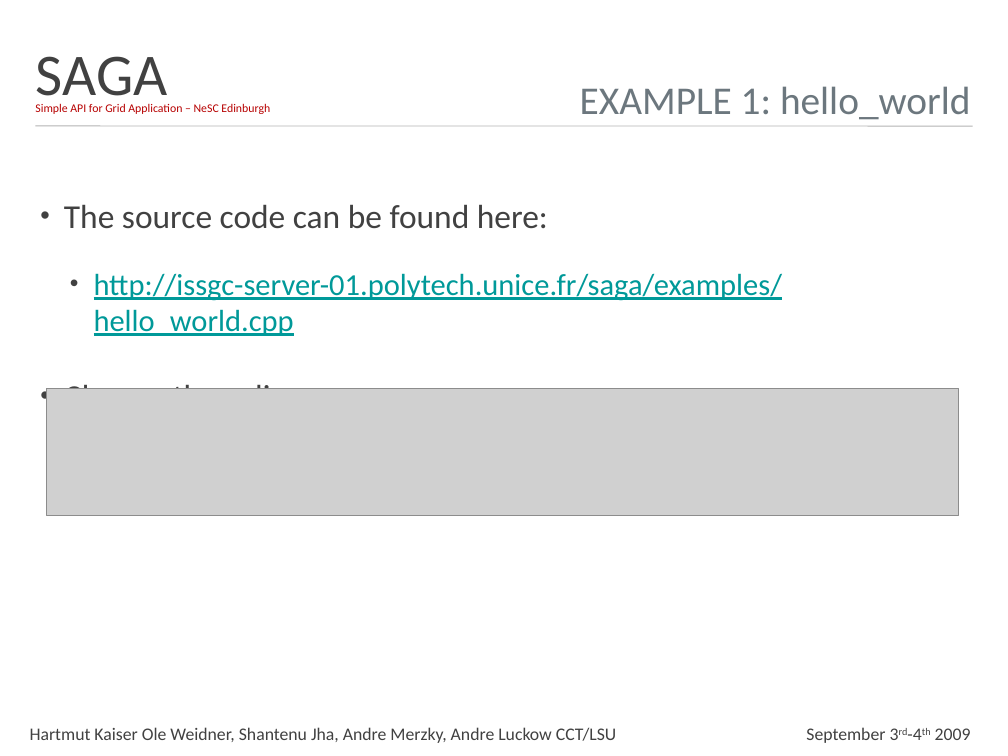
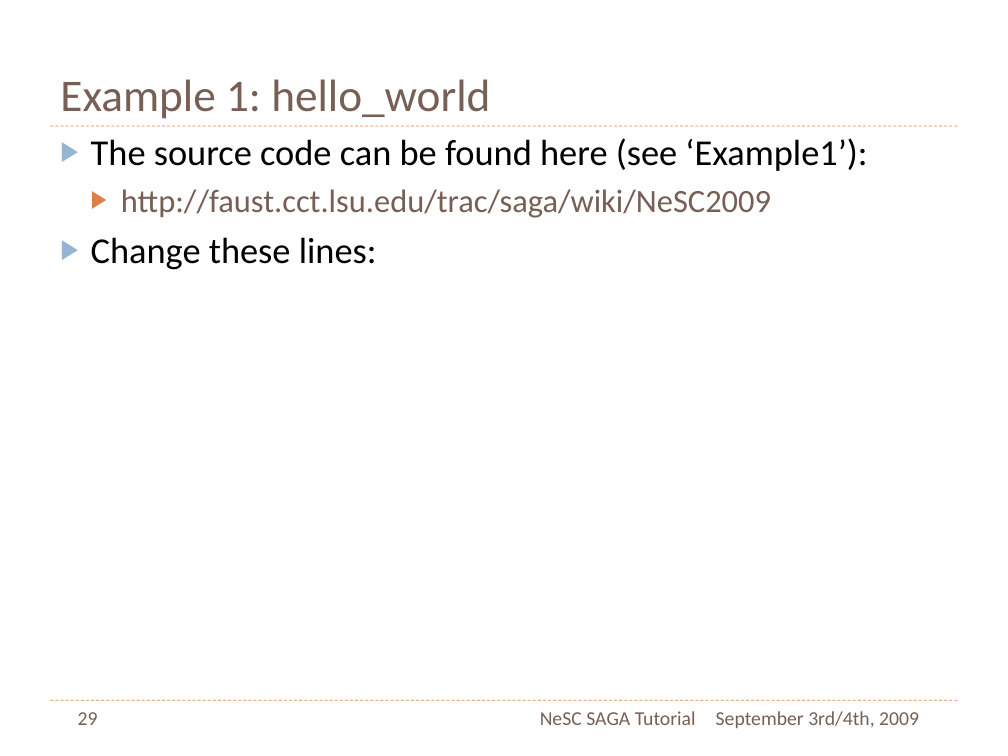
Before and after one commit to saga-project/saga-cpp-legacy-projects, a slide deck: slide 29 of tutorial/NeSC-2009/NeSC09-Practical-PPT.pptx (slide 10 before the commit). Drawn at 1008x756 pixels with LibreOffice and Linux fonts; fonts in the diff are those of the drawing; grey boxes stand for pictures; background and template pictures are left out. Boxes give left, top, right and bottom in pixels: in the first picture for what was removed or moved away, otherwise in the second. Text is boxed around its words. In the diff, an @@ line names an element or a change of style, - is before the commit and + after.

```diff
--- a/tutorial/NeSC-2009/NeSC09-Practical-PPT.pptx
+++ b/tutorial/NeSC-2009/NeSC09-Practical-PPT.pptx
@@ title "Example 1: hello_world" at (60, 79, 490, 119): vertical alignment middle to bottom @@
@@ text removed at (36, 56, 168, 109) @@
-SAGA
@@ title at (60, 79, 490, 119): text changed; size 40 to 46 pt; text colour #6C777E to #775F55 @@
-EXAMPLE 1: hello_world
+Example 1: hello_world
@@ text removed at (35, 103, 270, 114) @@
-Simple API for Grid Application – NeSC Edinburgh
@@ text "The source code can be ...": place and size @@
-text "The source code can be ..." at (64, 204, 783, 389)
+text "The source code can be ..." at (91, 138, 867, 270)
@@ line moved from (35, 126) - (973, 126) to (50, 126) - (958, 126) @@
@@ line (50, 126) - (958, 126): stroke #B3B3B3 1 pt to #DD8047 0.75 pt dashed @@
@@ text at (91, 138, 867, 218): text changed; size 31 to 33 pt; text colour #009999 to #775F55 @@
-• The source code can be found here:
-  • http://issgc-server-01.polytech.unice.fr/saga/examples/hello_world.cpp
+▶ The source code can be found here (see ‘Example1’):
+  ▶ http://faust.cct.lsu.edu/trac/saga/wiki/NeSC2009
@@ text at (91, 237, 377, 270): size 34 to 37 pt, text colour #414141 to #000000 in "Change these lines:"; bullet • to ▶; less space between paragraphs; bullet colour #414141 to #94B6D2 @@
@@ picture removed at (46, 388, 959, 515) @@
@@ line added from (50, 700) to (958, 700), #DD8047 0.75 pt dashed @@
@@ page number added at (78, 712, 98, 725), 20 pt, text #775F55 @@
+29
@@ text added at (540, 711, 696, 725), 20 pt, text #775F55 @@
+NeSC SAGA Tutorial
@@ text added at (716, 711, 919, 728), 20 pt, text #775F55 @@
+September 3rd/4th, 2009
@@ text removed at (30, 727, 616, 743) @@
-Hartmut Kaiser Ole Weidner, Shantenu Jha, Andre Merzky, Andre Luckow CCT/LSU
@@ text removed at (806, 727, 971, 743) @@
-September 3rd-4th 2009
```
Also in this commit, not shown: 9 other slides changed, 23 slides added, 4 slides removed.
